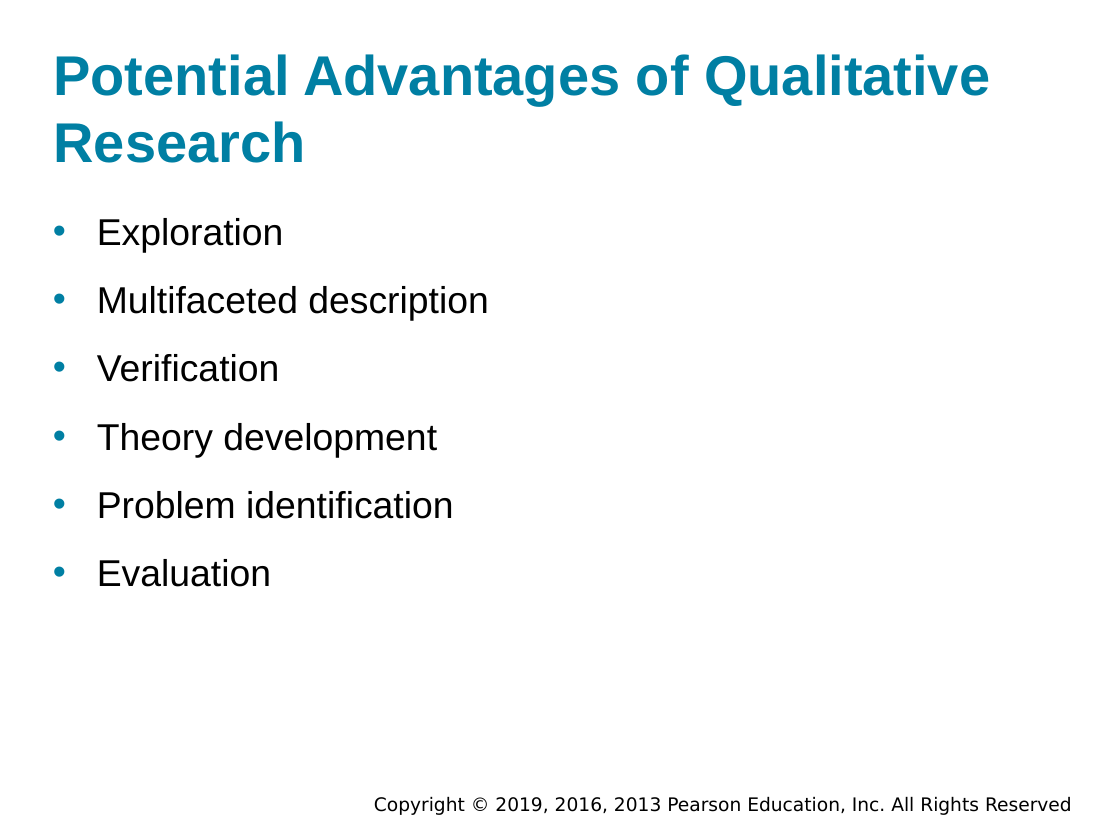
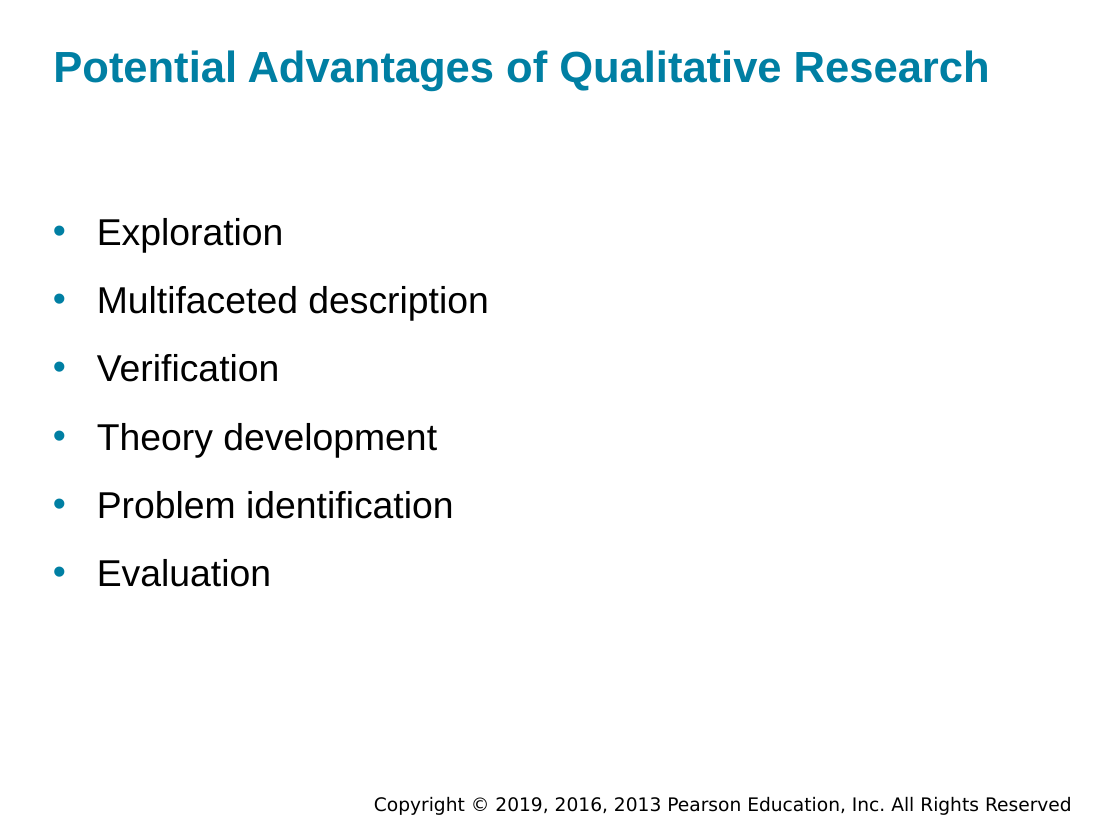
Before and after one commit to shakiliitju/Masters-in-IT, a slide deck: slide 2 of Chapter Two 1447/CSC 621 Research Methods/Lectures/Ch-08-PPTaccessible.pptx. Drawn at 1120x840 pixels with LibreOffice and Linux fonts; fonts in the diff are those of the drawing; background and template pictures are left out. Boxes give left, top, right and bottom in pixels: in the first picture for what was removed or moved away, otherwise in the second. Text is boxed around its words. In the diff, an @@ line names an element or a change of style, - is before the commit and + after.

```diff
--- a/Chapter Two 1447/CSC 621 Research Methods/Lectures/Ch-08-PPTaccessible.pptx
+++ b/Chapter Two 1447/CSC 621 Research Methods/Lectures/Ch-08-PPTaccessible.pptx
@@ title "Potential Advantages of Qualitative Research" at (53, 50, 990, 91): size 36 to 28 pt @@
```
Also in this commit, not shown: 2 other slides changed, 4 other files.
